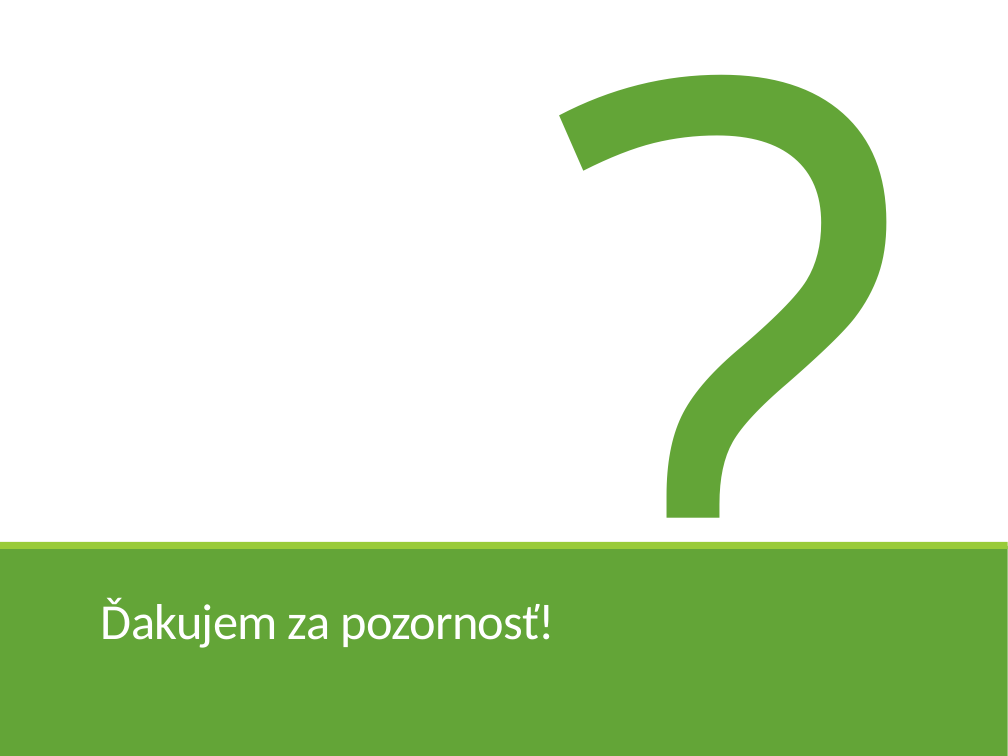
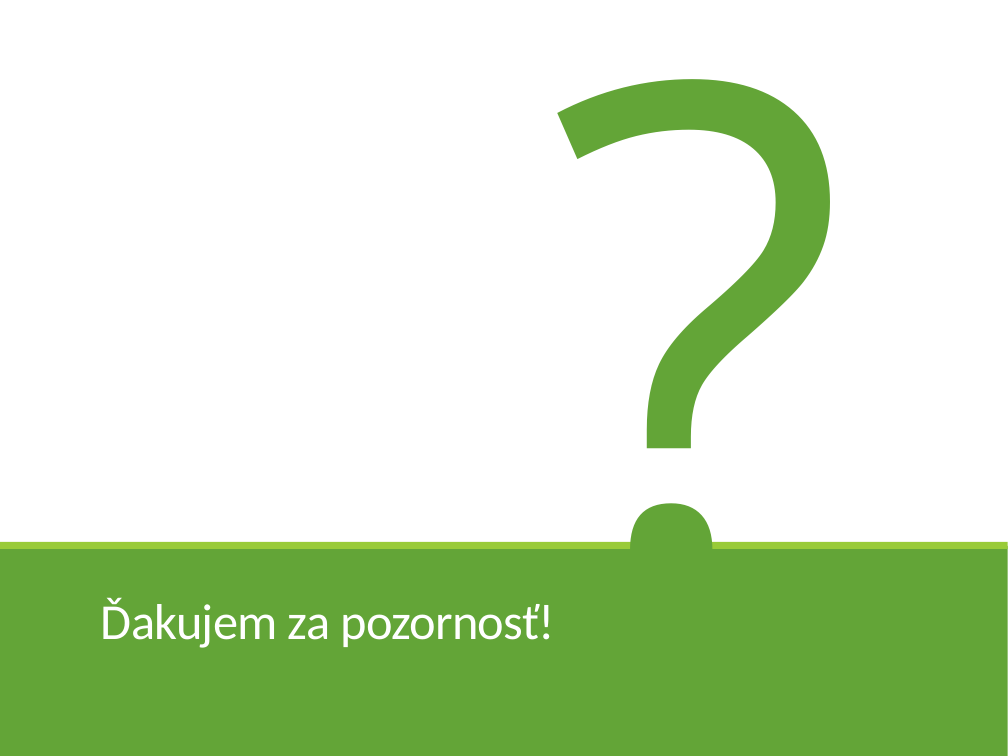
Before and after one commit to ppatrik/DiplomovaPraca, a slide deck: slide 17 of Prezentacie/prezentacia.pptx. Drawn at 1008x756 pixels with LibreOffice and Linux fonts; fonts in the diff are those of the drawing. Boxes give left, top, right and bottom in pixels: in the first picture for what was removed or moved away, otherwise in the second. Text is boxed around its words. In the diff, an @@ line names an element or a change of style, - is before the commit and + after.

```diff
--- a/Prezentacie/prezentacia.pptx
+++ b/Prezentacie/prezentacia.pptx
@@ text "?" at (539,0,1008,741): size 600 to 500 pt @@
```
Also in this commit, not shown: 10 other files.
